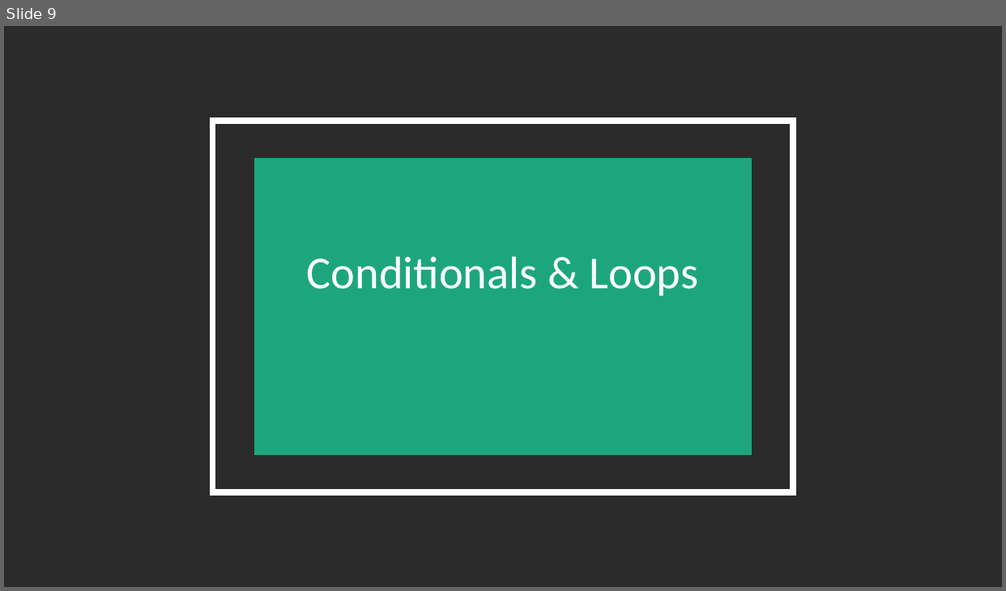
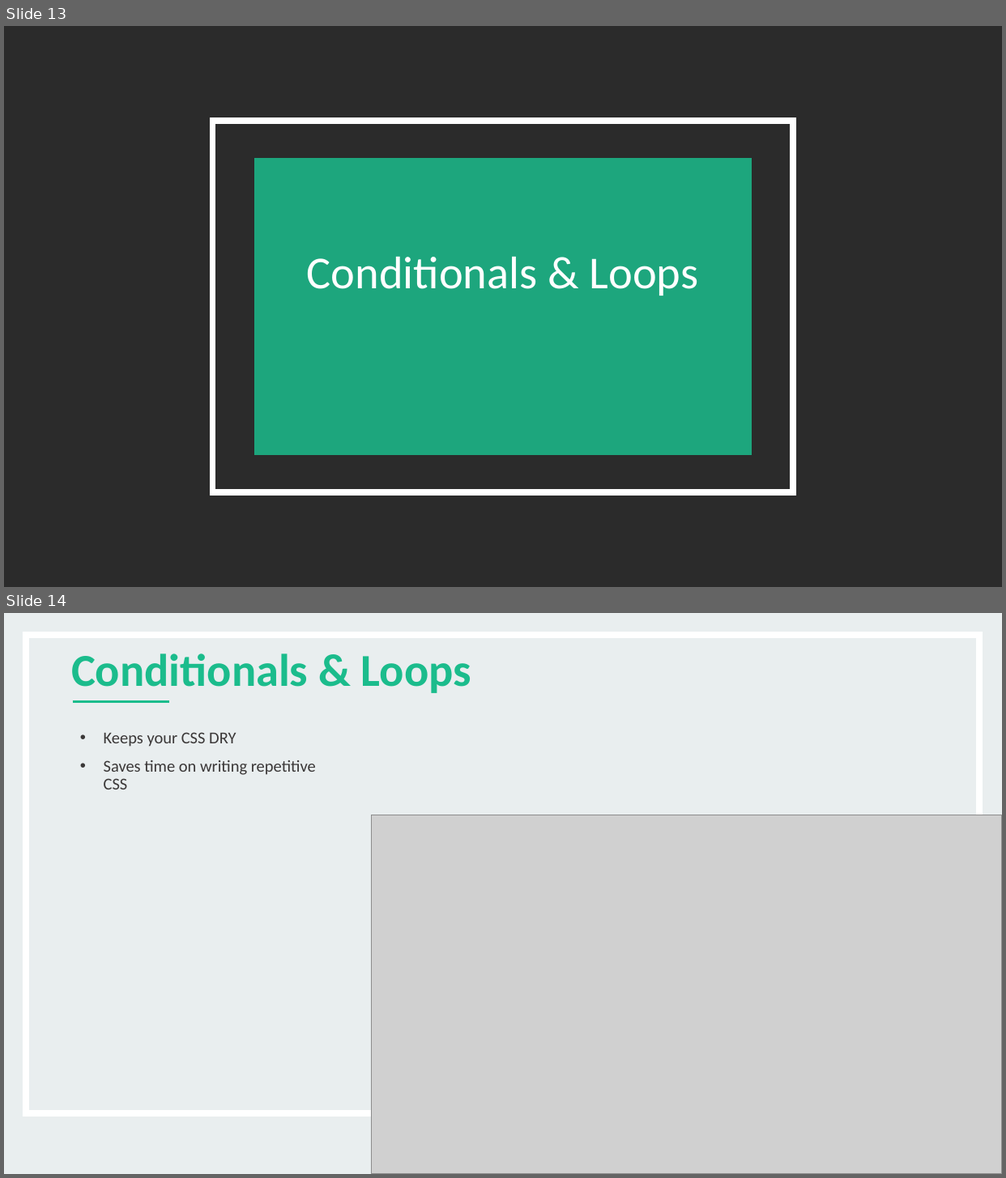
Before and after one commit to BenC0/sass_training-ddl, a slide deck: docs/SASS Intro.pptx. Shown one above the other, each under a label of ours: slide 9 before the commit, slides 13 and 14 after it. The pictures are 1006x591 and 1006x1178 pixels, drawn with LibreOffice and Linux fonts; fonts in the diff are those of the drawing; grey boxes stand for pictures; background and template pictures are left out; a plain dark background stands for a picture behind light text. Boxes give left, top, right and bottom in pixels: in the first picture for what was removed or moved away, otherwise in the second. Text is boxed around its words. In the diff, an @@ line names an element or a change of style, - is before the commit and + after.

```diff
--- a/docs/SASS Intro.pptx
+++ b/docs/SASS Intro.pptx
@@ slide 14 added at (x1=4, y1=613, x2=1002, y2=1174), background #E9EEEF @@
@@ rectangle added at (x1=26, y1=635, x2=979, y2=1114), outline #FFFFFF 6 pt @@
@@ title added at (x1=71, y1=653, x2=471, y2=693), 44 pt, text #1BBC8C, bold @@
+Conditionals & Loops
@@ line added from (73, 702) to (169, 702), #1BBC8C 3 pt @@
@@ text added at (x1=104, y1=732, x2=316, y2=790), 16 pt, text #3B3838 @@
+• Keeps your CSS DRY
+• Saves time on writing repetitive CSS
@@ picture added at (x1=372, y1=815, x2=1002, y2=1174) @@
@@ what was slide 9 is now slide 13 @@
```
Also in this commit, not shown: 1 slide changed, 6 other slides added, 2 slides removed.
